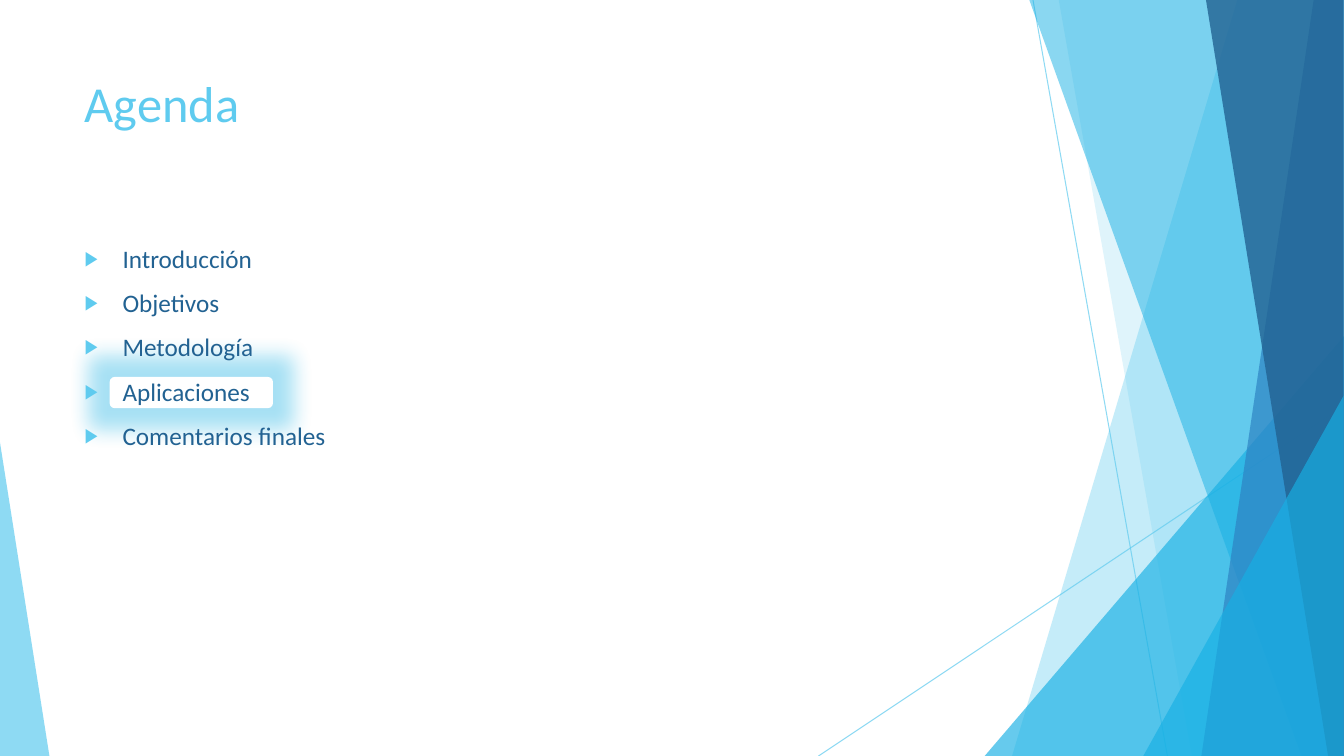
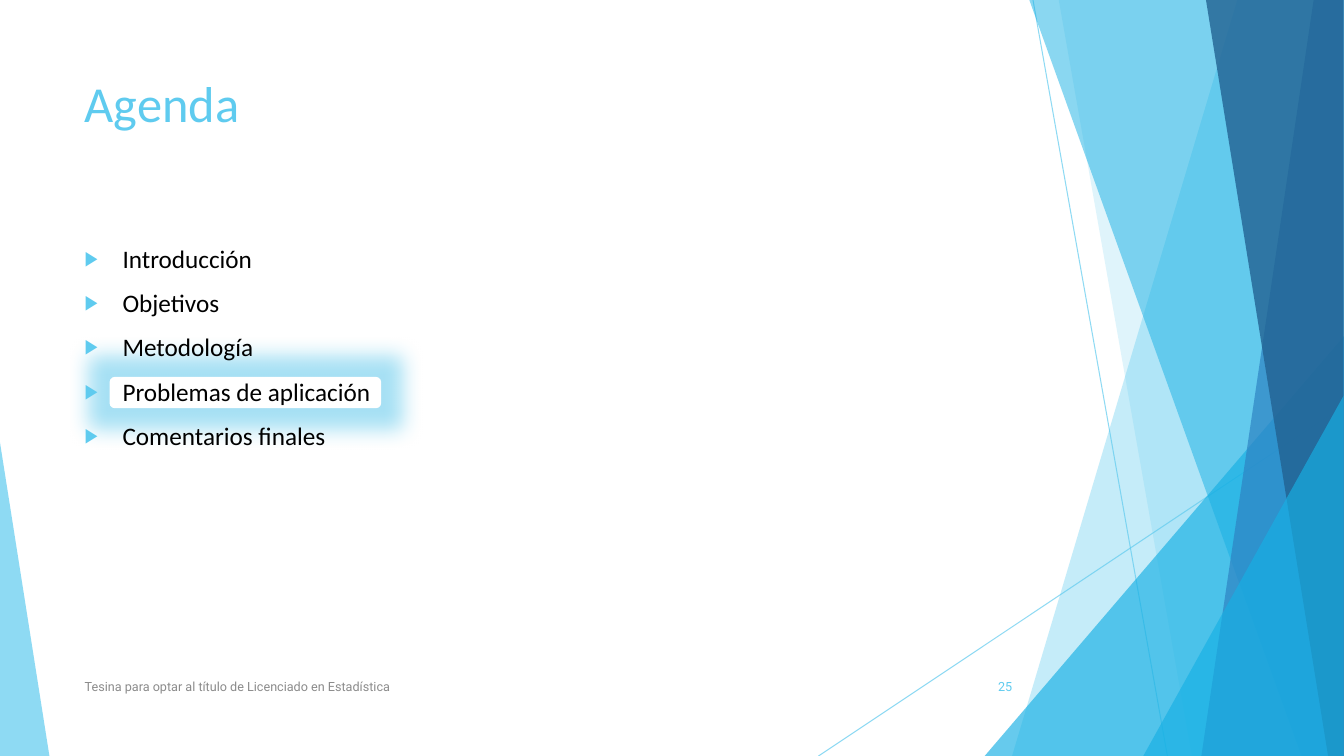
Before and after one commit to Seferra18/Tesina, a slide deck: slide 25 of ppt.pptx (slide 23 before the commit). Drawn at 1344x756 pixels with LibreOffice and Linux fonts; fonts in the diff are those of the drawing. Boxes give left, top, right and bottom in pixels: in the first picture for what was removed or moved away, otherwise in the second. Text is boxed around its words. In the diff, an @@ line names an element or a change of style, - is before the commit and + after.

Commit message:
Para compartir

```diff
--- a/ppt.pptx
+++ b/ppt.pptx
@@ text at (123, 250, 325, 451): text colour #226292 to #000000 in "Introducción", "Objetivos", "Metodología", "Comentarios finales" @@
@@ rounded rectangle: place and size @@
-rounded rectangle at (110, 377, 273, 408)
+rounded rectangle at (110, 377, 381, 408)
@@ text at (123, 383, 370, 405): text changed; text colour #226292 to #000000 @@
-▶ Aplicaciones
+▶ Problemas de aplicación
@@ text added at (85, 681, 390, 694), 9 pt, text #8C8C8C @@
+Tesina para optar al título de Licenciado en Estadística
@@ page number added at (998, 682, 1012, 691), 9 pt, text #5FCBEF @@
+25
```
Also in this commit, not shown: 24 other slides changed, 18 slides added, 7 slides removed.
